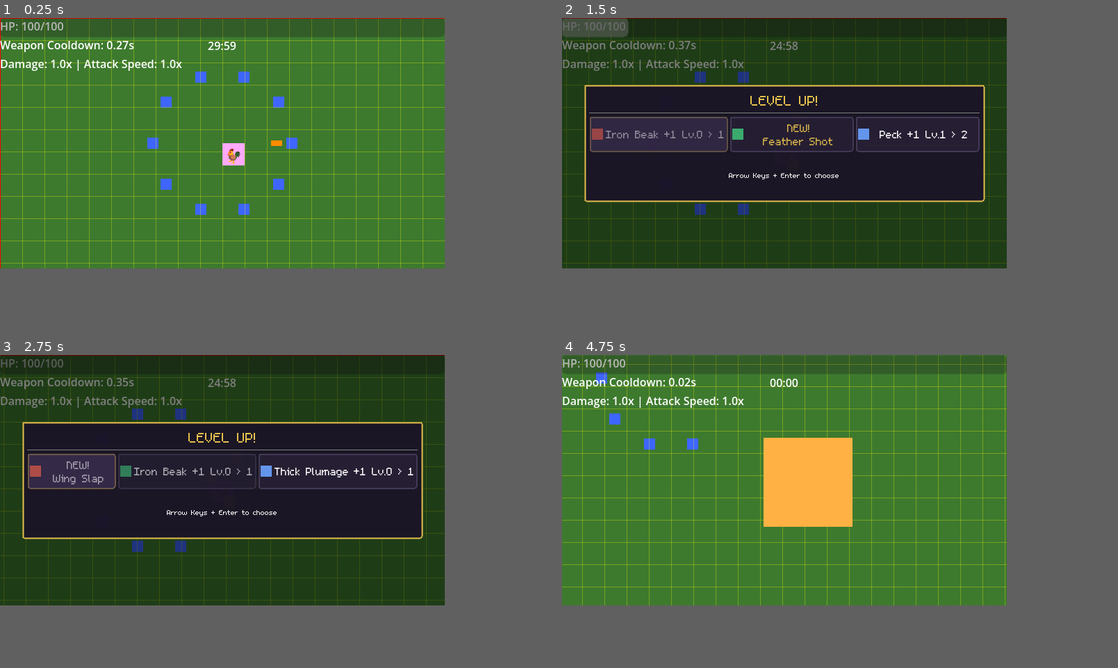
Above: before the commit, frames 1-4 (two rows, left to right).
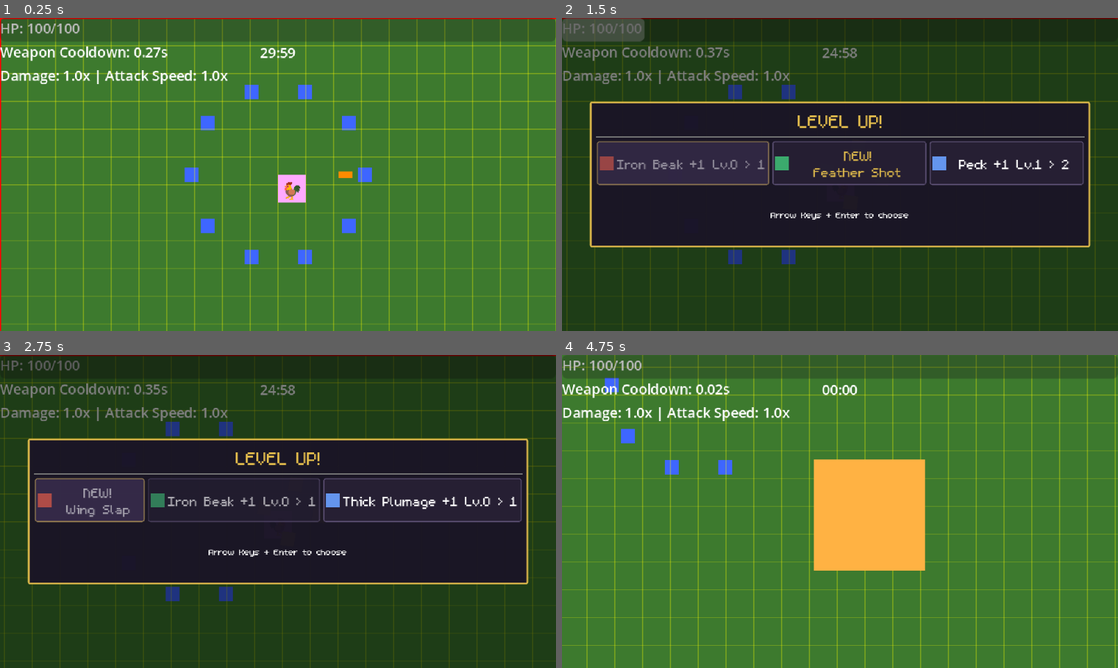
Above: after the commit, the same moments.

Repository: thejoshyee/sarimanok-game
Game: Godot game, scene res://main.tscn
Same seed, same stepped clock (60 frames per second), same inputs: the game is played once before the commit and once after it.
Inputs:
- Up to frame 1 (0.25 s): no input
- Up to frame 2 (1.5 s): tap Enter (ui_accept) at 0.5, 0.77 s; hold Right (move_right) 0.53-1.25 s; hold 1 0.53-1.25 s; click "NEW! Spiral Feathers" at 1.25 s
- Up to frame 3 (2.75 s): click "NEW! Feather Shot" at 2 s
- Up to frame 4 (4.75 s): click "NEW! Wing Slap" at 2.75 s; hold S (move_down) 3.53-4.28 s; tap 2 at 3.6 s; tap Enter (ui_accept) at 3.77 s; hold Right (move_right) from 4.28 s (still down); hold 3 from 4.28 s (still down)
The window is 640x360 before the commit and 800x450 after it. Grey fills any space a smaller window leaves; there, only what the larger window draws over its background counts as a difference.

The runs differ from the first frame. In frame 1, 17% of the frame differs, in the area x 0-100%, y 0-100%; in frame 2, 38%; in frame 3, 36%; in frame 4, 23%.

Commit message:
feat(audio): play level-up SFX on upgrade panel and set default window override

Diff:
--- a/game/project.godot
+++ b/game/project.godot
@@ -18,6 +18,10 @@
 run/main_scene="uid://cxqxr03wo51p8"
 config/features=PackedStringArray("4.6", "Forward Plus")
 
+[audio]
+
+buses/default_bus_layout="uid://cp44mb2e6ymxy"
+
 [autoload]
 
 PoolManager="*res://autoloads/pool_manager.gd"
@@ -33,6 +37,8 @@
 
 window/size/viewport_width=640
 window/size/viewport_height=360
+window/size/window_width_override=1920
+window/size/window_height_override=1080
 window/stretch/mode="canvas_items"
 
 [editor]
--- a/game/scenes/ui/level_up_panel.tscn
+++ b/game/scenes/ui/level_up_panel.tscn
@@ -2,6 +2,7 @@
 
 [ext_resource type="Script" uid="uid://bqn6pd306mb6r" path="res://scripts/ui/level_up_panel.gd" id="1_fclbr"]
 [ext_resource type="Theme" uid="uid://dvk133yfs250h" path="res://assets/themes/level_up_theme.tres" id="2_3u7we"]
+[ext_resource type="AudioStream" uid="uid://b1fnyggv0lqd1" path="res://assets/audio/sfx/level_up.wav" id="3_we5xh"]
 
 [node name="CanvasLayer" type="CanvasLayer" unique_id=513594816]
 process_mode = 3
@@ -68,3 +69,7 @@
 text = "Arrow Keys + Enter to choose"
 horizontal_alignment = 1
 vertical_alignment = 1
+
+[node name="LevelUpSFX" type="AudioStreamPlayer" parent="." unique_id=733053652]
+stream = ExtResource("3_we5xh")
+bus = &"SFX"
--- a/game/scripts/ui/level_up_panel.gd
+++ b/game/scripts/ui/level_up_panel.gd
@@ -4,6 +4,7 @@
 
 @onready var player: CharacterBody2D = get_tree().get_first_node_in_group("player")
 @onready var progression: Progression = ProgressionManager
+@onready var level_up_sfx: AudioStreamPlayer = $LevelUpSFX
 
 var weapon_manager: Node = null
 
@@ -91,6 +92,7 @@
 
 	get_tree().paused = true
 	visible = true
+	level_up_sfx.play()  # panel is the single funnel for both show_level_up paths, so one trigger covers all level-up cases
 
 	if visible_buttons.size() > 0:
 		visible_buttons[0].grab_focus()
Not shown, changed: .taskmaster/tasks/tasks.json
